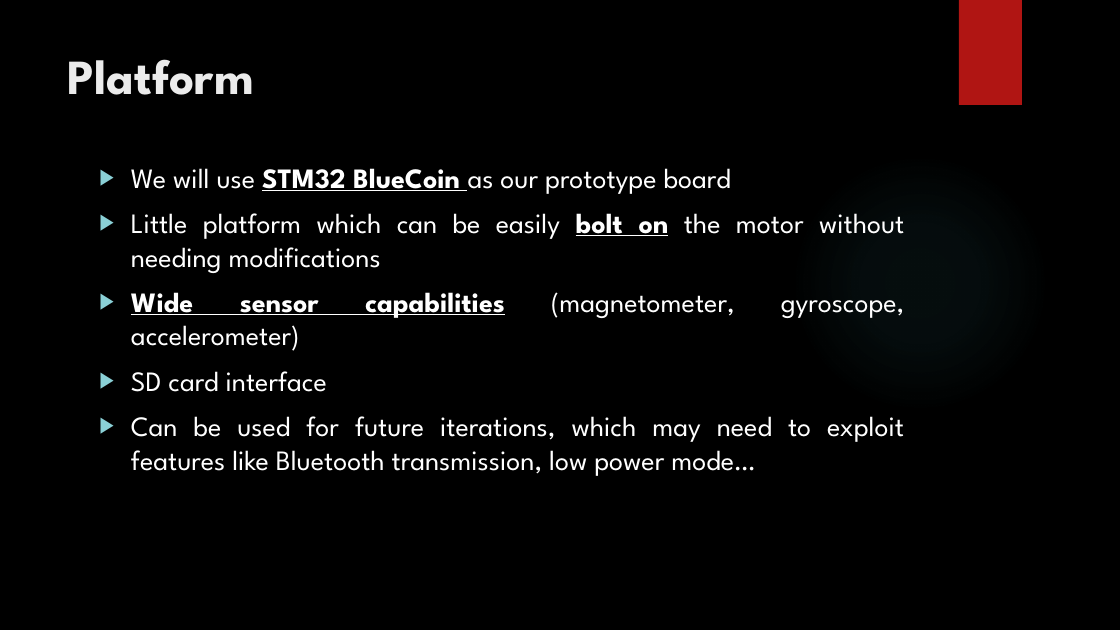
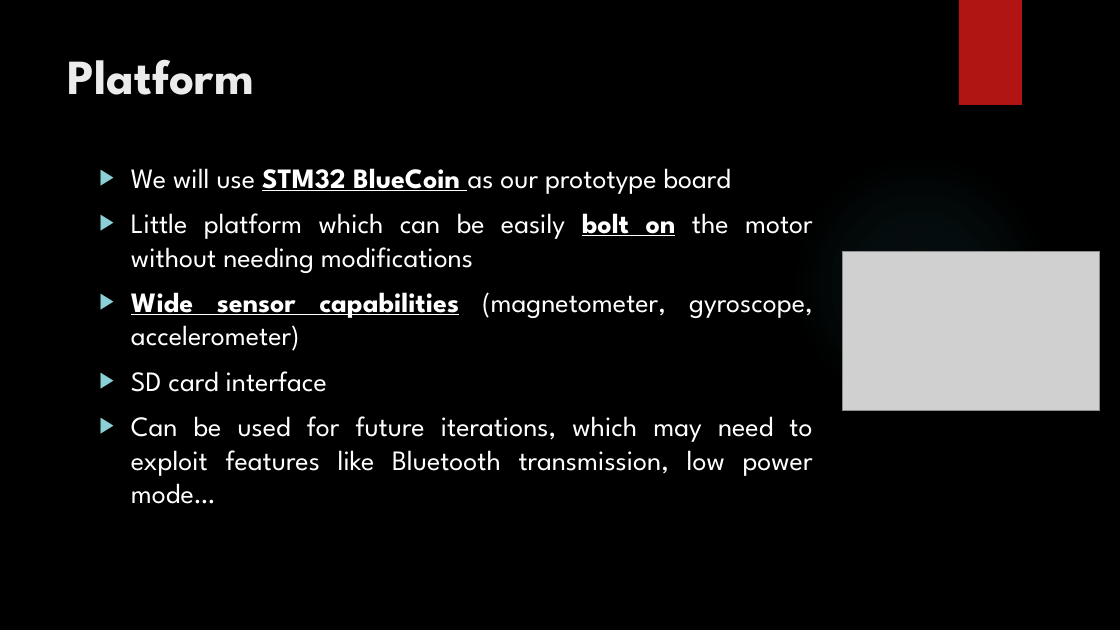
Before and after one commit to urzino/FanMonitoringBlueCoin, a slide deck: slide 10 of Pervasive_presentation_Milestone1_group8_lele.pptx (slide 6 before the commit). Drawn at 1120x630 pixels with LibreOffice and Linux fonts; fonts in the diff are those of the drawing; grey boxes stand for pictures; background and template pictures are left out. Boxes give left, top, right and bottom in pixels: in the first picture for what was removed or moved away, otherwise in the second. Text is boxed around its words. In the diff, an @@ line names an element or a change of style, - is before the commit and + after.

```diff
--- a/Pervasive_presentation_Milestone1_group8_lele.pptx
+++ b/Pervasive_presentation_Milestone1_group8_lele.pptx
@@ text "We will use STM32 BlueCoin ..." rewrapped from [131,168,904,476] to [131,168,813,504] @@
@@ picture added at [843,252,1100,411] @@
```
Also in this commit, not shown: 6 other slides changed, 4 slides added, 1 other file.
